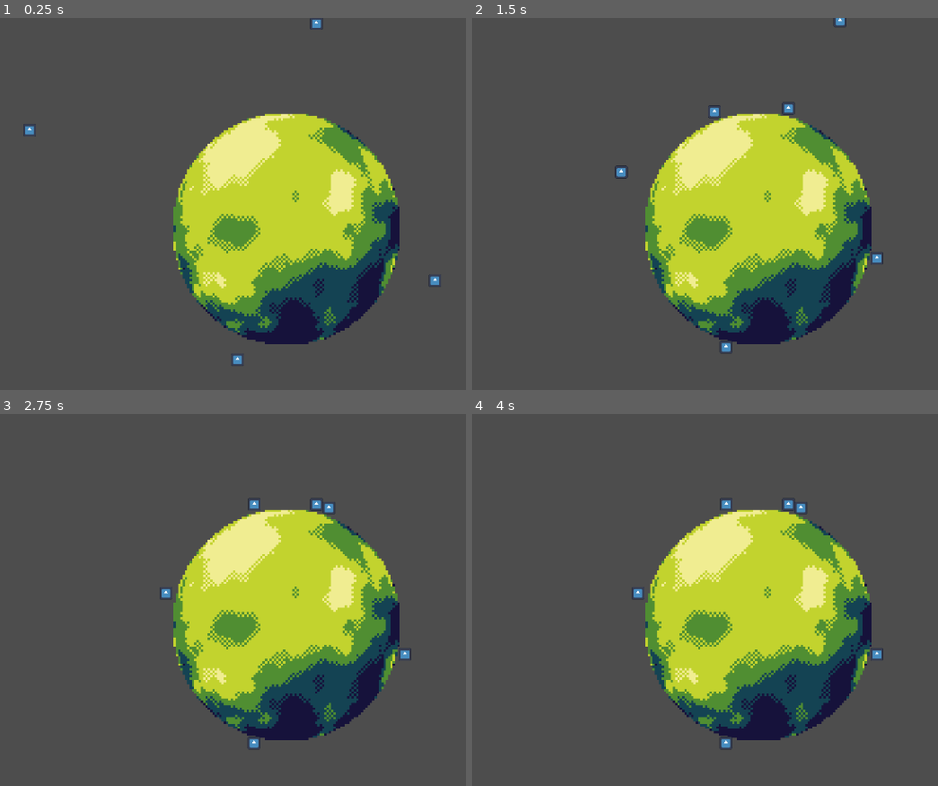
Above: before the commit, frames 1-4 (two rows, left to right).
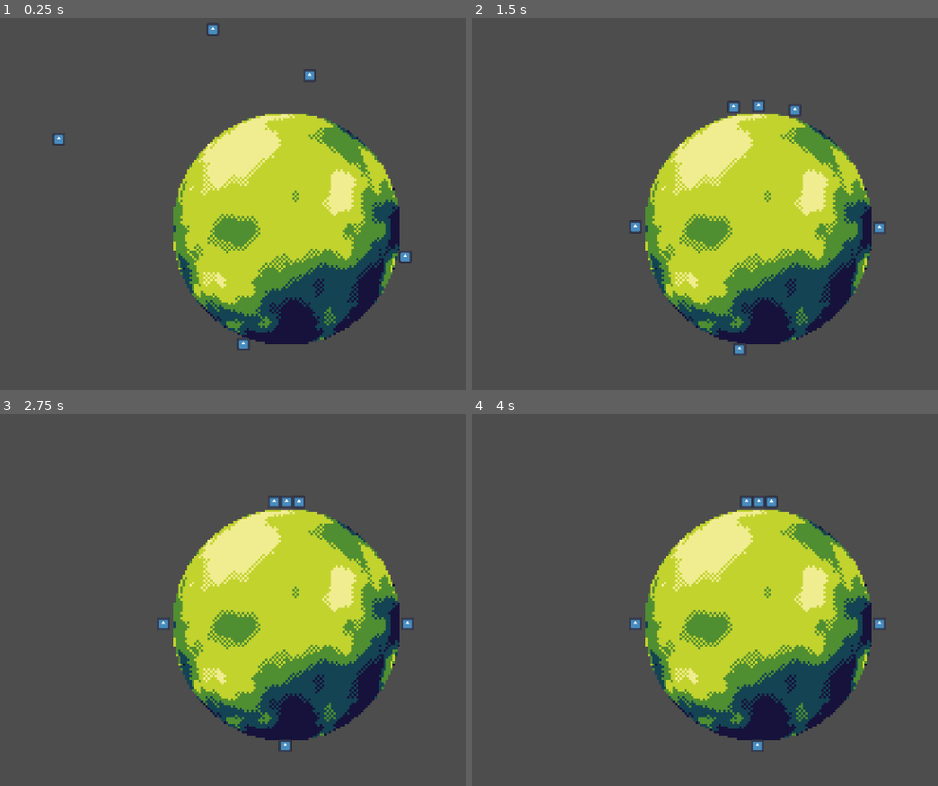
Above: after the commit, the same moments.

Repository: koh-jx/Mutually-Assured-Destruction
Game: Godot game, scene res://main.tscn
The game is run twice, just before and just after one commit, with the same random seed, the same clock (stepped at 60 frames per second) and the same inputs. The engine's default icon, where the game draws it, is replaced by a stand-in: a white triangle on a blue panel in a dark square.
Inputs:
- Up to frame 1 (0.25 s): no input
- Up to frame 2 (1.5 s): no input
- Up to frame 3 (2.75 s): no input
- Up to frame 4 (4 s): tap Enter at 3.5 s

The runs differ from the first frame. In frame 1, 0.6% of the frame differs, in the area x 5-95%, y 0-94%; in frame 2, 0.7%; in frame 3, 0.7%, in the area x 33-89%, y 21-91%; in frame 4, 0.7%.

Commit message:
refactored velocity calculation

Diff:
--- a/scenes/entity/entity.gd
+++ b/scenes/entity/entity.gd
@@ -5,7 +5,8 @@
 const JUMP_VELOCITY = -400.0
 
 # Get the gravity from the project settings to be synced with RigidBody nodes.
-var gravity = ProjectSettings.get_setting("physics/2d/default_gravity")
+var gravity = Vector2()
 
 func _physics_process(delta):
+	velocity = gravity * delta
 	move_and_slide()
--- a/scenes/planet/gravity.gd
+++ b/scenes/planet/gravity.gd
@@ -1,7 +1,7 @@
 extends Area2D
 
 const Entity = preload("res://scenes/entity/entity.gd")
-var GRAVITY = 9810
+var GRAVITY = 9810000
 var body_list = []
 
 func _on_body_entered(body):
@@ -10,22 +10,20 @@
 func _on_body_exited(body):
 	body_list.remove_at(body_list.find(body))
 
+# Updates the pull force magnitude and direction in all Entities in the area.
 func _physics_process(delta):
-	print(len(body_list))
-
 	for body in body_list:
 		var entity := body as Entity
-
 		if not entity:
 			return
 
-		entity.velocity = Vector2()
+		var pos_diff = global_position - entity.global_position
+		var dist = global_position.distance_to(entity.global_position)
+		#pos_diff = Vector2(snapped(pos_diff.x, 0), snapped(pos_diff.y, 0))
+		var pull_force = pos_diff.normalized() / dist * GRAVITY
 
-		var pos_diff = global_position - entity.global_position
-		pos_diff = Vector2(snapped(pos_diff.x, 100), snapped(pos_diff.y, 100))
-
-		#var distance_between = global_position.distance_to(entity.global_position)
-		var pull_force = pos_diff.normalized() * GRAVITY
-		entity.velocity = pull_force * delta
+		entity.gravity = pull_force
 
 		# TODO change rotation of parent of area object such that vector is pointing downwards
+		# Same with velocity, should keep a variable inside Entity that handles this
+		# Should I do this entire rotation thing in gravity or entity?
Not shown, changed: mutually_assured_destruction.txt
